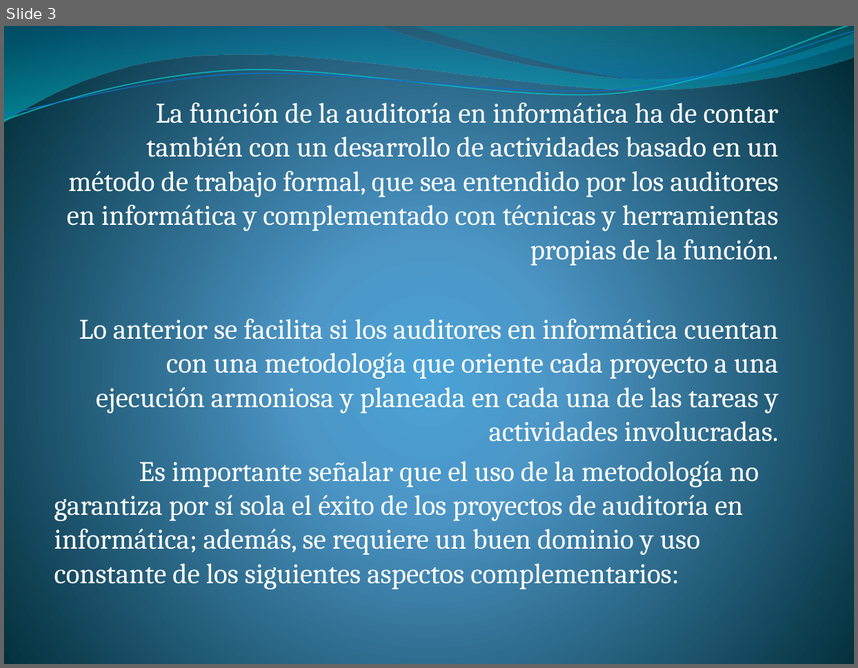
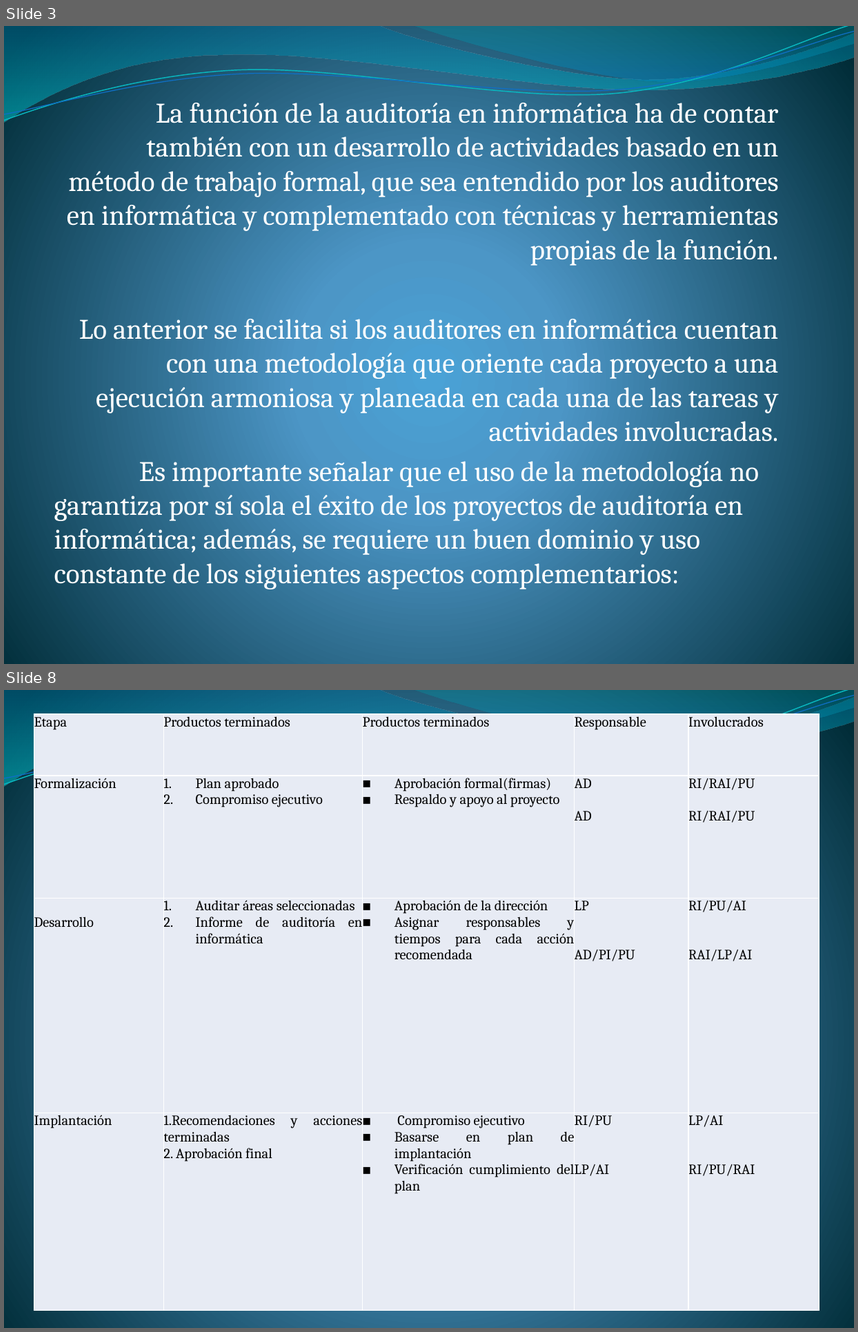
Before and after one commit to lc850/auditoria, a slide deck: Metodología para el desarrollo e implantación en la.pptx. Shown one above the other, each under a label of ours: slide 3 before the commit, slides 3 and 8 after it; the slides between them are not shown. The pictures are 858x668 and 858x1332 pixels, drawn with LibreOffice and Linux fonts; fonts in the diff are those of the drawing. Boxes give left, top, right and bottom in pixels: in the first picture for what was removed or moved away, otherwise in the second. Text is boxed around its words. In the diff, an @@ line names an element or a change of style, - is before the commit and + after.

```diff
--- a/Metodología para el desarrollo e implantación en la.pptx
+++ b/Metodología para el desarrollo e implantación en la.pptx
@@ slide 8 added at (4,690,854,1328), background gradient #4AA0D6 to #4C98C7 to #002C38; not listed: 4 template elements that a slide beside it also shows @@
@@ table added at (34,713,818,1310), 4 rows, 5 columns @@
+Etapa | Productos terminados | Productos terminados | Responsable | Involucrados
+Formalización | Plan aprobado / Compromiso ejecutivo | Aprobación formal(firmas) / Respaldo y apoyo al proyecto | AD / AD | RI/RAI/PU / RI/RAI/PU
+Desarrollo | Auditar áreas seleccionadas / Informe de auditoría en informática | Aprobación de la dirección / Asignar responsables y tiempos para cada acción recomendada | LP / AD/PI/PU | RI/PU/AI / RAI/LP/AI
+Implantación | 1.Recomendaciones y acciones terminadas / 2. Aprobación final | Compromiso ejecutivo / Basarse en plan de implantación / Verificación cumplimiento del plan | RI/PU / LP/AI | LP/AI / RI/PU/RAI
```
Also in this commit, not shown: 2 slides changed, 4 other slides added.
